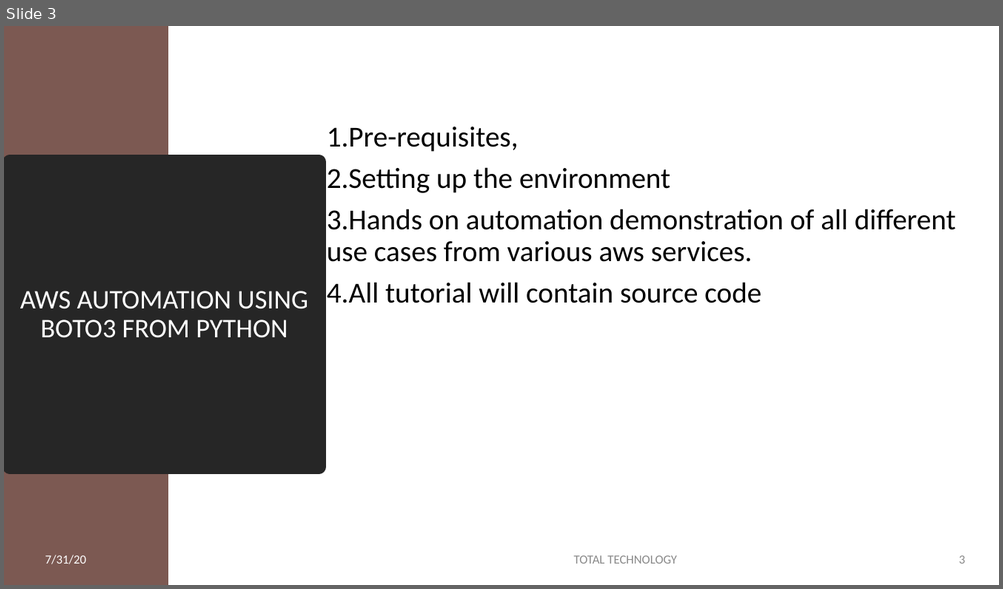
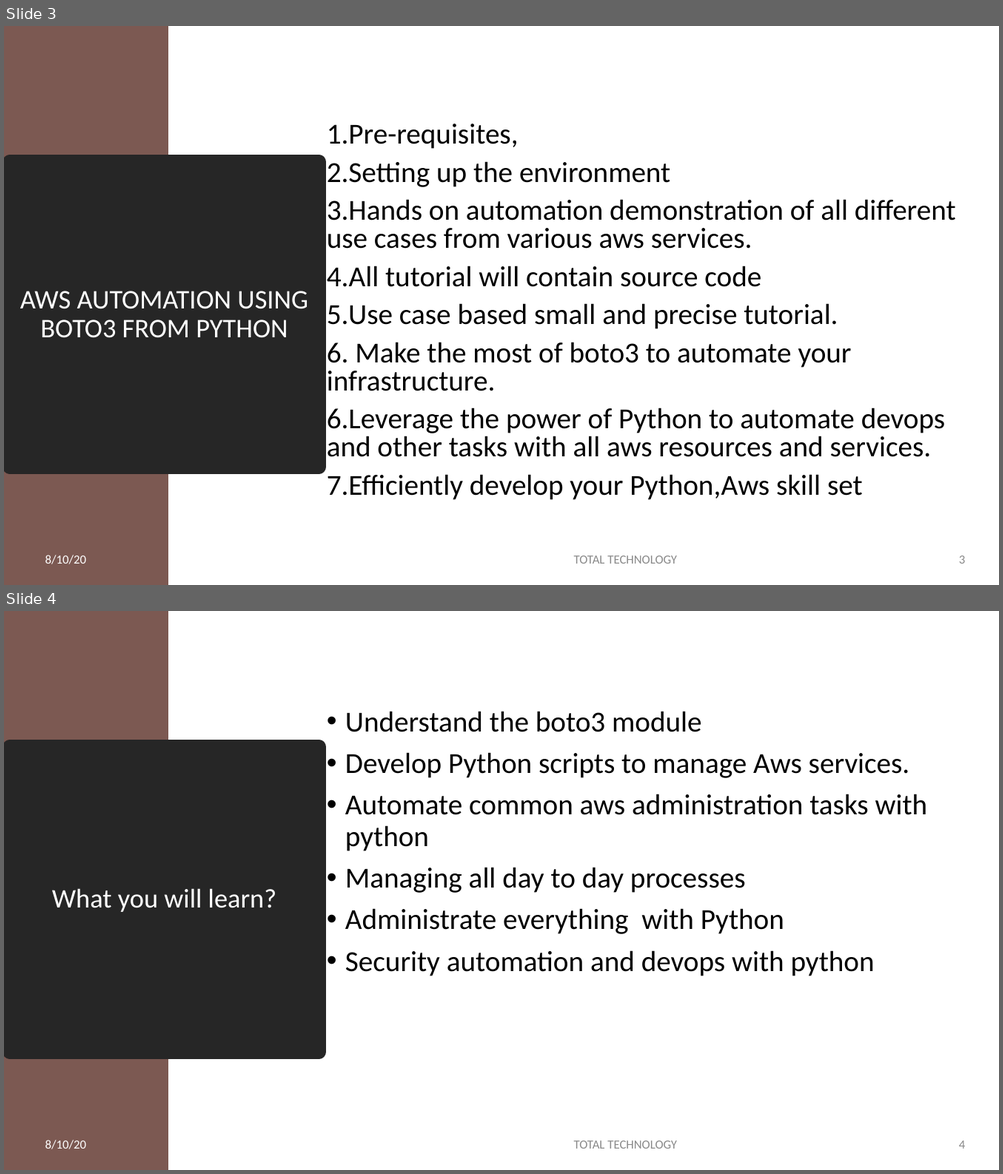
Before and after one commit to ronidas39/awsboto3, a slide deck: AWS_Automation_Tutorial_Intro.pptx. Shown one above the other, each under a label of ours: slide 3 before the commit, slides 3 and 4 after it. The pictures are 1003x589 and 1003x1174 pixels, drawn with LibreOffice and Linux fonts; fonts in the diff are those of the drawing. Boxes give left, top, right and bottom in pixels: in the first picture for what was removed or moved away, otherwise in the second. Text is boxed around its words. In the diff, an @@ line names an element or a change of style, - is before the commit and + after.

Commit message:
tutorial 11

```diff
--- a/AWS_Automation_Tutorial_Intro.pptx
+++ b/AWS_Automation_Tutorial_Intro.pptx
@@ slide 4 added at <box>4,611,999,1170</box>, background #FFFFFF @@
@@ rectangle added at <box>4,611,168,1170</box>, fill #7C5952 @@
@@ text added at <box>345,711,928,977</box>, 28 pt, text #000000 @@
+• Understand the boto3 module
+• Develop Python scripts to manage Aws services.
+• Automate common aws administration tasks with python
+• Managing all day to day processes
+• Administrate everything with Python
+• Security automation and devops with python
@@ title added at <box>10,748,319,1053</box>, fill #262626, outline #262626 13.75 pt, 26 pt, text #FFFFFF @@
+What you will learn?
@@ text added at <box>45,1140,86,1150</box>, 12 pt, text #FFFFFF @@
+8/10/20
@@ text added at <box>574,1141,677,1149</box>, 12 pt, text #898989 @@
+TOTAL TECHNOLOGY
@@ page number added at <box>959,1141,965,1149</box>, 12 pt, text #898989 @@
+4
@@ slide 3 changed as well @@
@@ text at <box>327,124,956,287</box>: line spacing 0.9 to 0.8 @@
@@ text at <box>327,304,945,500</box>: paragraphs added @@
+5.Use case based small and precise tutorial.
+6. Make the most of boto3 to automate your infrastructure.
+6.Leverage the power of Python to automate devops and other tasks with all aws resources and services.
+7.Efficiently develop your Python,Aws skill set
@@ text at <box>45,555,86,565</box>: text changed @@
-7/31/20
+8/10/20
```
Also in this commit, not shown: 3 other slides changed, 5 other files.
